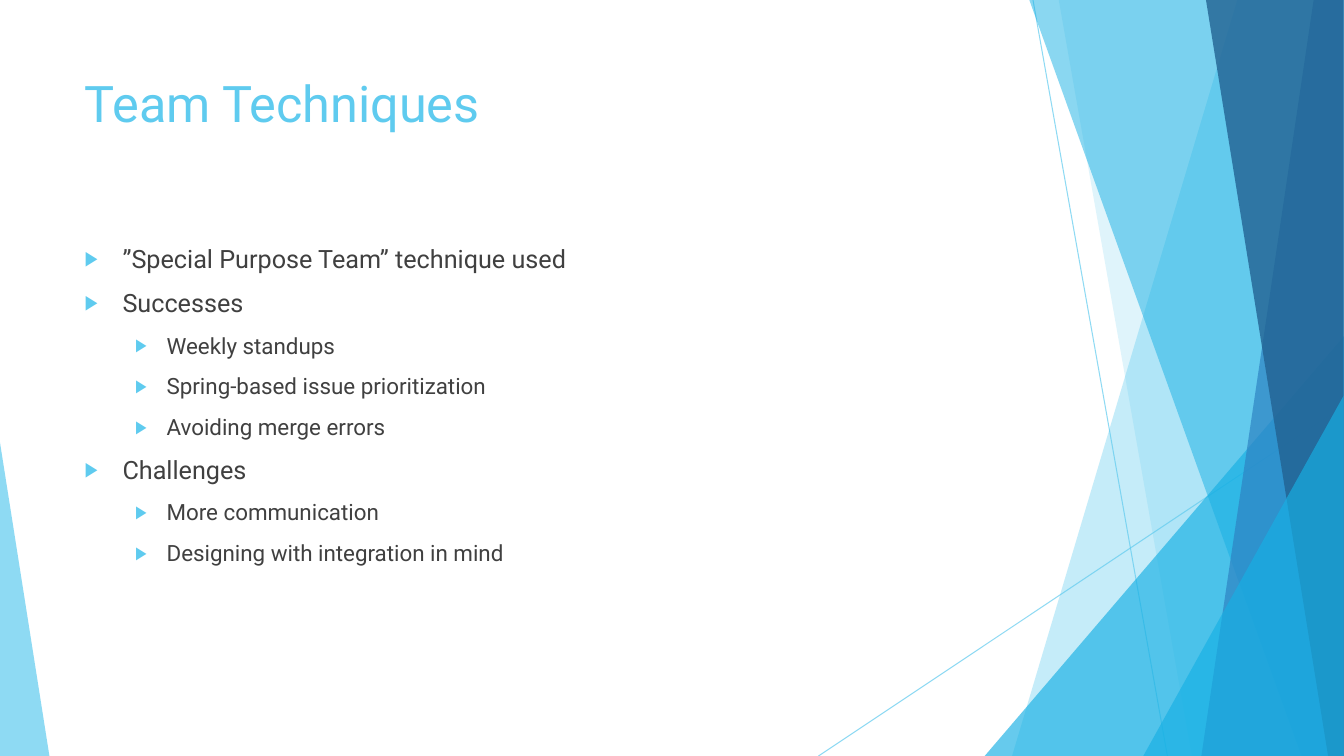
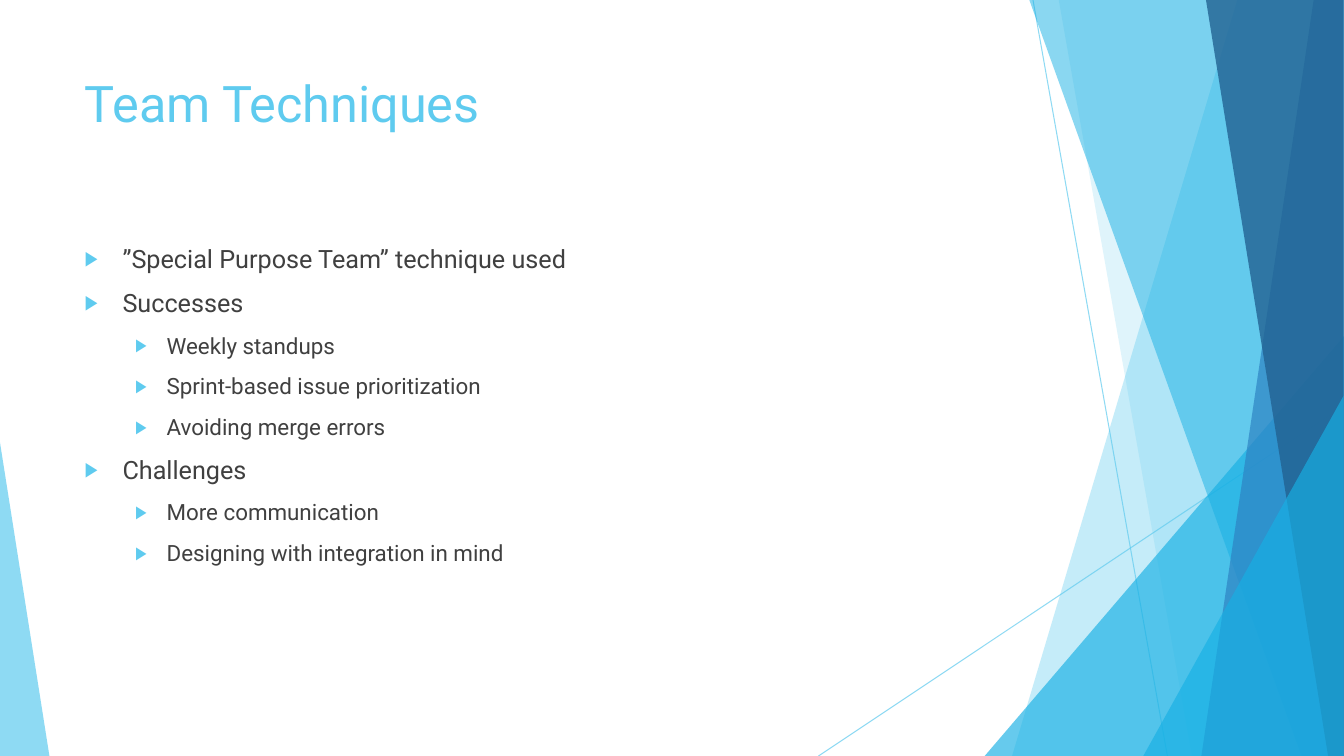
Before and after one commit to fazeelabbasi/CRASH, a slide deck: slide 4 of docs/CMPE 320 Final Group Presentation.pptx. Drawn at 1344x756 pixels with LibreOffice and Linux fonts; fonts in the diff are those of the drawing. Boxes give left, top, right and bottom in pixels: in the first picture for what was removed or moved away, otherwise in the second. Text is boxed around its words. In the diff, an @@ line names an element or a change of style, - is before the commit and + after.

```diff
--- a/docs/CMPE 320 Final Group Presentation.pptx
+++ b/docs/CMPE 320 Final Group Presentation.pptx
@@ text at (x1=167, y1=377, x2=481, y2=399): text changed @@
-  ▶ Spring-based issue prioritization
+  ▶ Sprint-based issue prioritization
```
Also in this commit, not shown: 4 other slides changed, 2 other files.
